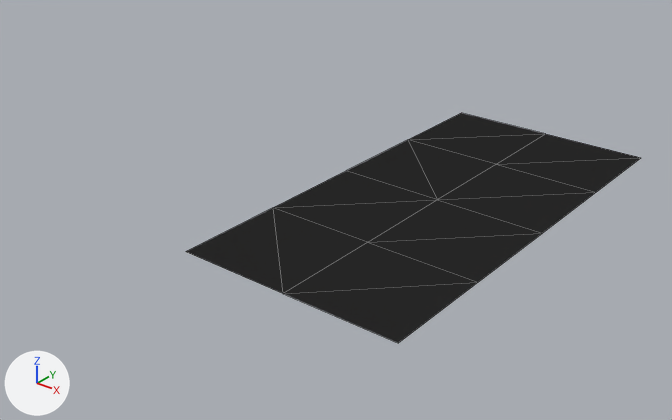
What one commit did to the glTF model assets/scene/merged-meshes/-1_0_0_MI_WGS_01_cull_front.gltf.
One viewpoint serves both versions: a camera (50 mm lens) standing at (-1.99, -3.19, -6.13) and looking at (-14.06, 11.91, -15.48). Every picture has the same lights, and +X, +Y and +Z are marked at lower left. Mesh edges are drawn as thin lines. Vertices at the same position are counted once.
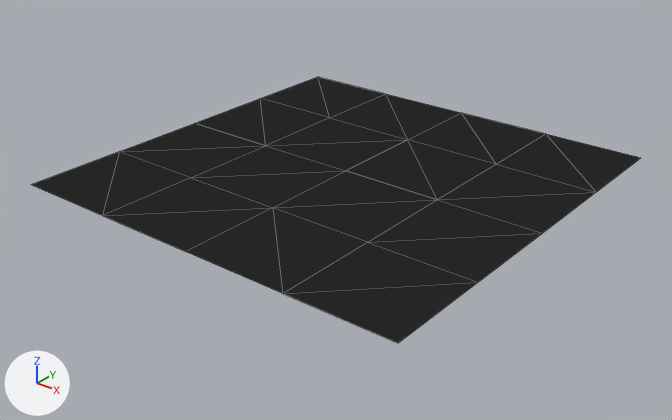
The newer file is also turned or shifted as a whole; pictures and numbers use the older file's frame.

Changed parts and their boxes (x1, y1, x2, y2) in the pictures (672 x 420 px):
'Mesh', reshaped (34% wider, 16% taller): before (186, 113, 641, 343); after (32, 77, 641, 343)
part 1 of me_1_0_0_mi_wgs_01_cull_front, built on: before (186, 113, 641, 253); after (32, 77, 641, 253)

The edits, one by one:
me_1_0_0_mi_wgs_01_cull_front is used by ob_mesh; location (0.0, 0.0, 0.0).
me_1_0_0_mi_wgs_01_cull_front had 18 vertices, 16 faces and spanned x -14.12..-9.12, y 7.36..17.36, z -14.67.
me_1_0_0_mi_wgs_01_cull_front now has 34 vertices, 32 faces and spans x -19.12..-9.12, y 7.36..17.36, z -14.67.
Part 1, on me_1_0_0_mi_wgs_01_cull_front:
14 faces are deleted.
11 new vertices lie (-2.5, 0.0, 0.0) away from vertices in x -14.12..-11.62, y 7.36..17.36, z -14.67.
5 new vertices lie (-2.5, 0.0, 0.0) away from vertices in x -16.62, y 7.36..17.36, z -14.67.
30 new faces join them.
